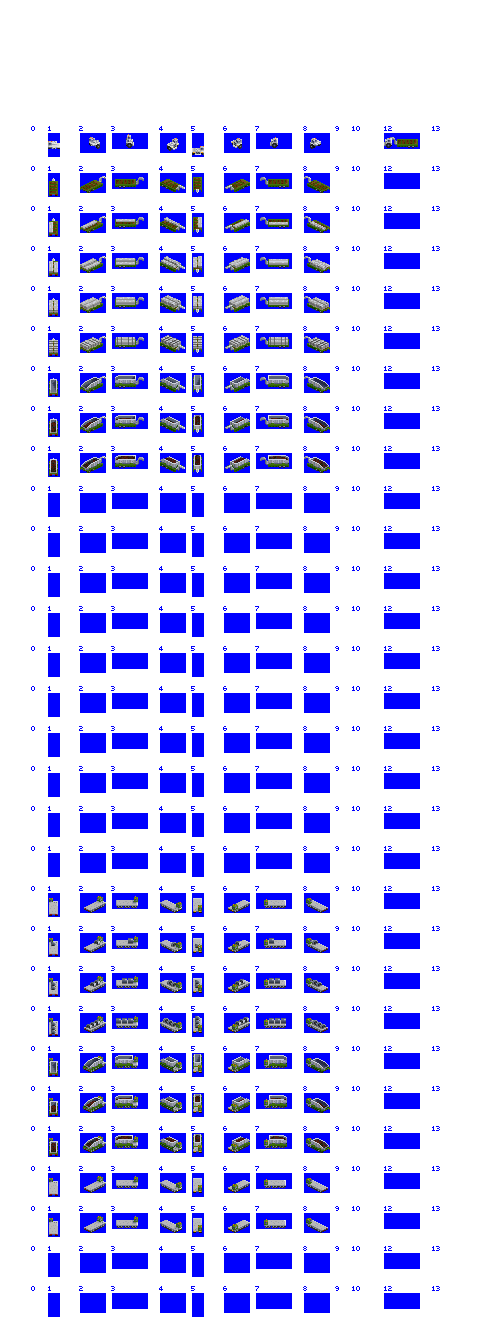
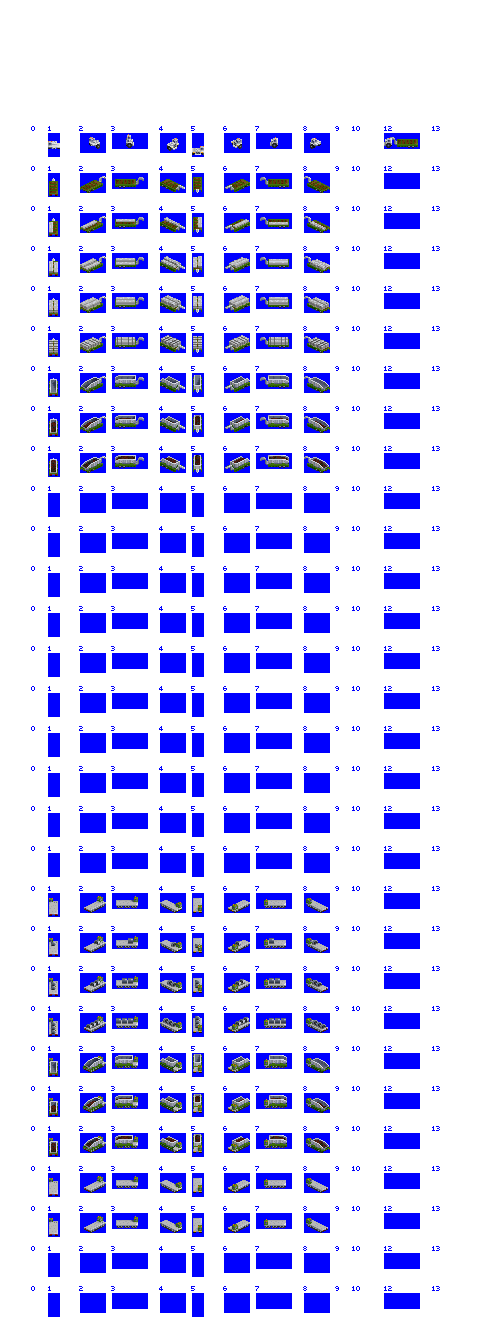
Before/after of a 500px x 1335px layered artwork. What changed in the layer stack:
painted on "hauler" over (56, 139, 418, 147)
removed layer "trailer body for buy view" from group "articulated foundry transporter" over (397, 139, 418, 147)
removed layer "trailer for buy view" from group "articulated foundry transporter" over (397, 139, 401, 147)
painted on "metal hauling body" (1st of 2, in "articulated foundry transporter") over (49, 139, 418, 354)
painted on "scrap hauling body" (1st of 2, in "articulated foundry transporter") over (50, 375, 329, 472)
painted on "scrap hauling body" (2nd of 2, in "rigid foundry transporter") over (50, 1054, 329, 1150)
painted on "cab 2 cc" over (49, 897, 311, 1231)
painted on "transporter" over (49, 898, 328, 1234)
